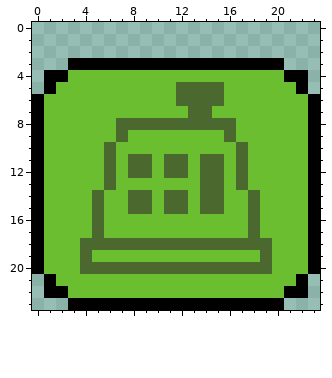
Two versions of one pixel-art file, assets/order/register_button_pressed.ase. The picture above was drawn from the file before the commit.
24x24 pixels, 1 frame.
After the commit:
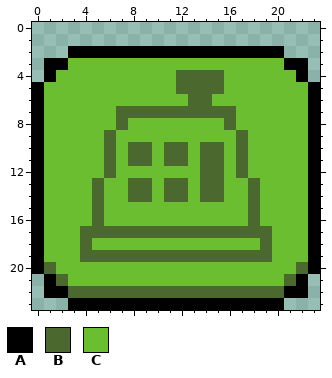
Palette (. is transparent): A #000000  B #4b692f  C #6abe30
The edit:
Layers "Layer 2", "Layer 1":
The author put colour A in row 2 at x 3 to 20; in row 3 at x 1 to 2 and 21 to 22; in row 5 at x 0 and 23.
Colour C becomes colour B in row 4 at x 12 to 15; in row 7 at x 7 to 12 and 15 to 16; in row 9 at x 6 and 17; in row 10 at x 8 to 9, 11 to 12 and 14 to 15; in row 13 at x 5, 8 to 9, 11 to 12 and 18; in row 17 at x 4, 6 to 17 and 19.
Colour C becomes colour B in row 19 at x 5 to 18; in row 20 at x 1 and 22; in row 21 at x 2 and 21; in row 22 at x 3 to 20.
Colour A becomes colour C in row 3 at x 3 to 20; in row 4 at x 2 and 21; in row 5 at x 1 and 22.
Colour B becomes colour C in row 6 at x 12 and 15; in row 8 at x 8 to 15; in row 9 at x 7 and 16; in row 12 at x 8 to 9 and 11 to 12; in row 13 at x 6 and 17; in row 15 at x 8 to 9, 11 to 12 and 14 to 15.
Colour B becomes colour C in row 18 at x 5 to 18; in row 20 at x 4 to 19.
Boxes around the changes in both pictures, in picture pixels (x1, y1, x2, y2):
changed: (32, 46, 320, 298)
